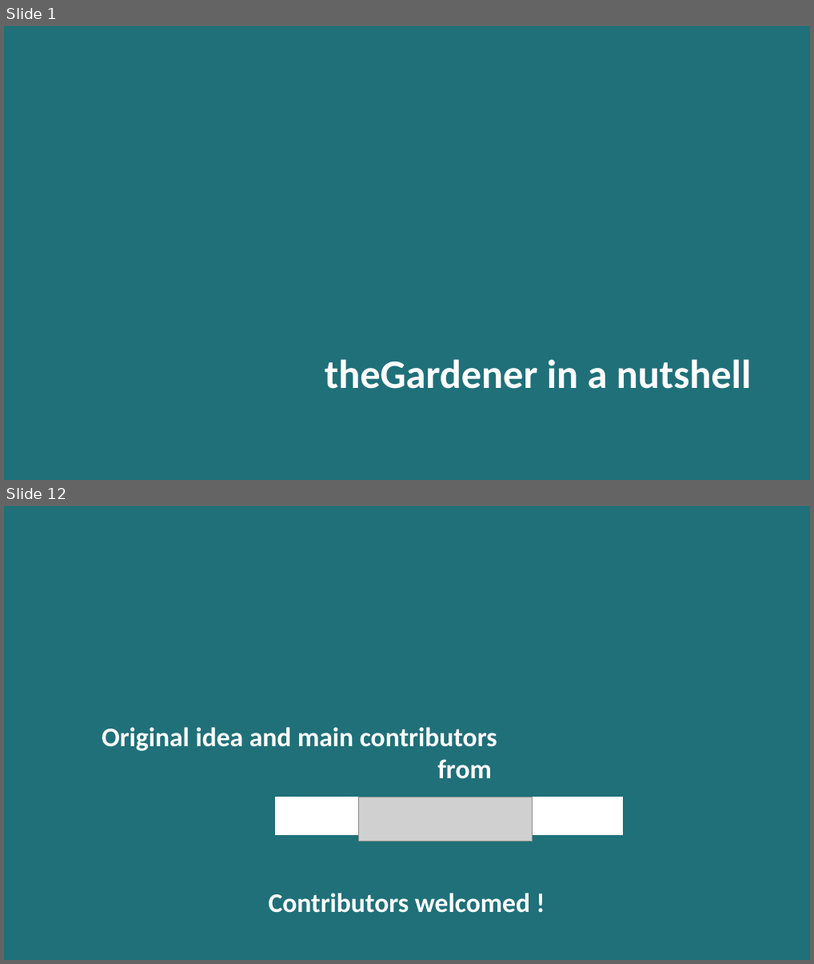
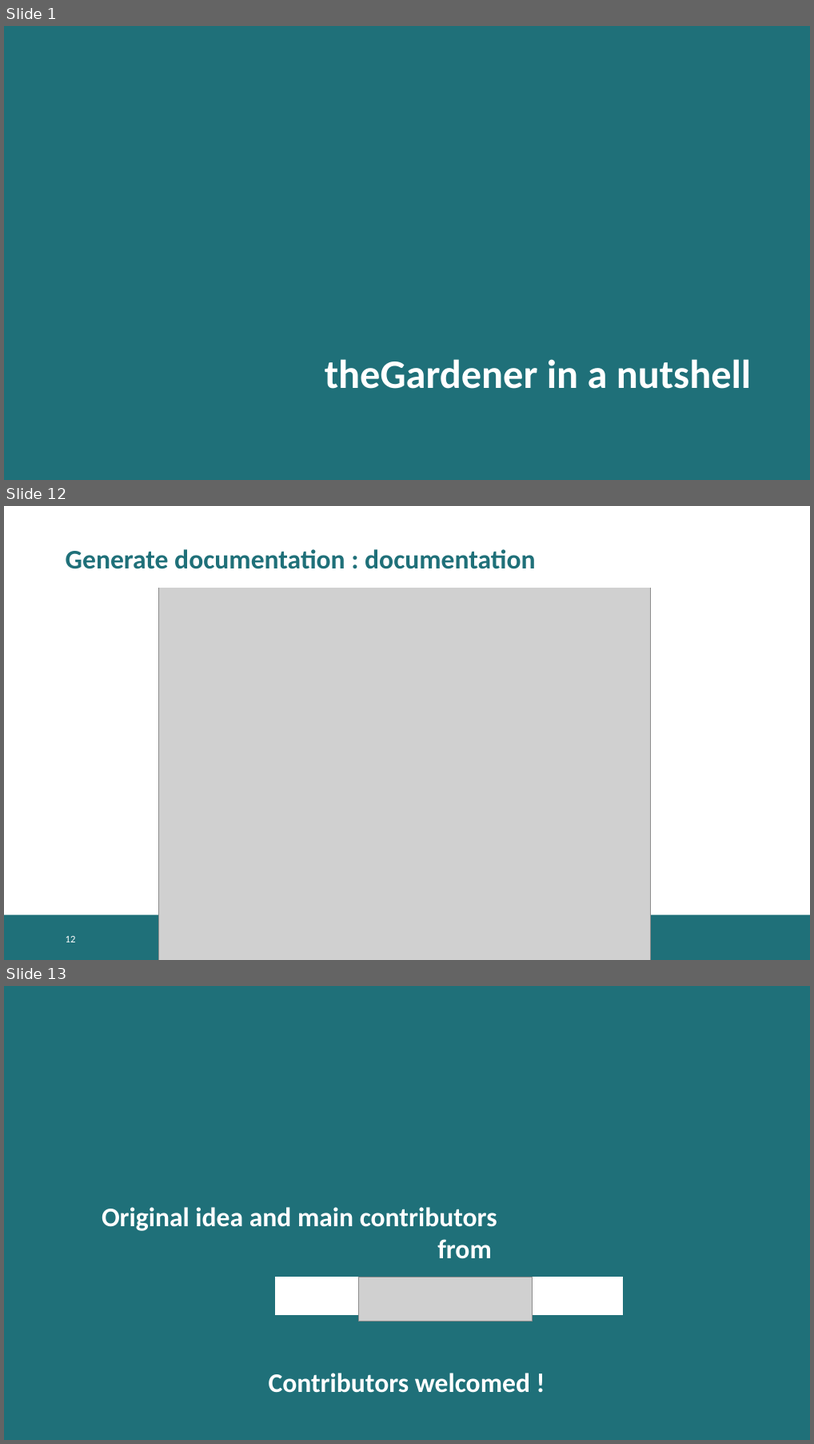
Before and after one commit to KelkooGroup/theGardener, a slide deck: doc/BDD_TheGardener_in_a_nutshell.pptx. Shown one above the other, each under a label of ours: slides 1 and 12 before the commit, slides 1, 12 and 13 after it; the slides between them are not shown. The pictures are 814x964 and 814x1444 pixels, drawn with LibreOffice and Linux fonts; fonts in the diff are those of the drawing; grey boxes stand for pictures; background and template pictures are left out. Boxes give left, top, right and bottom in pixels: in the first picture for what was removed or moved away, otherwise in the second. Text is boxed around its words. In the diff, an @@ line names an element or a change of style, - is before the commit and + after.

Commit message:
Update documentation

```diff
--- a/doc/BDD_TheGardener_in_a_nutshell.pptx
+++ b/doc/BDD_TheGardener_in_a_nutshell.pptx
@@ slide 12 added at box(4, 506, 810, 960), background #FFFFFF; not listed: 1 template element that a slide beside it also shows @@
@@ rectangle added at box(109, 520, 675, 587), fill #FFFFFF, outline #FFFFFF 0.75 pt @@
@@ text added at box(66, 549, 536, 569), 32 pt, text #1F7079, bold @@
+Generate documentation : documentation
@@ picture added at box(159, 557, 651, 960) @@
@@ page number added at box(66, 936, 76, 942), 12 pt, text #FFFFFF @@
+12
@@ what was slide 12 is now slide 13 @@
```
Also in this commit, not shown: 8 slides changed, 2 other slides added, 2 slides removed, 2 other files.
